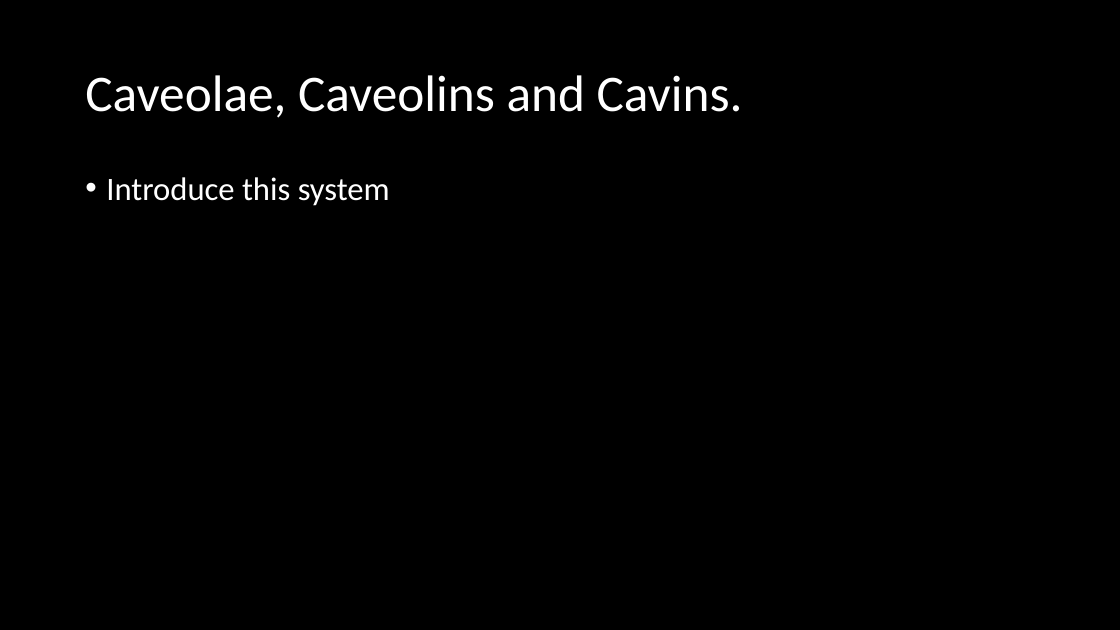
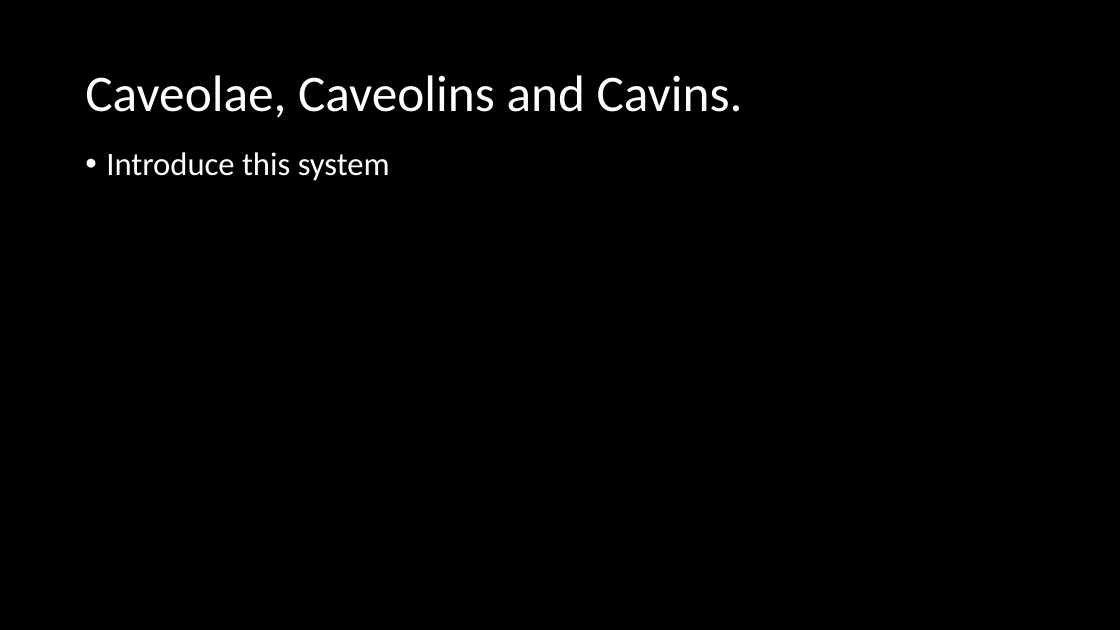
Before and after one commit to HarleyRobinson/Honours2, a slide deck: slide 5 of BackgroundInfo/Template for my presentation.pptx (slide 4 before the commit). Drawn at 1120x630 pixels with LibreOffice and Linux fonts; fonts in the diff are those of the drawing. Boxes give left, top, right and bottom in pixels: in the first picture for what was removed or moved away, otherwise in the second. Text is boxed around its words. In the diff, an @@ line names an element or a change of style, - is before the commit and + after.

```diff
--- a/BackgroundInfo/Template for my presentation.pptx
+++ b/BackgroundInfo/Template for my presentation.pptx
@@ text "Introduce this system": place and size @@
-text "Introduce this system" at bbox=[106, 177, 390, 206]
+text "Introduce this system" at bbox=[106, 152, 390, 181]
```
Also in this commit, not shown: 3 other slides changed, 1 slide added, 1 slide removed, 1 other file.
